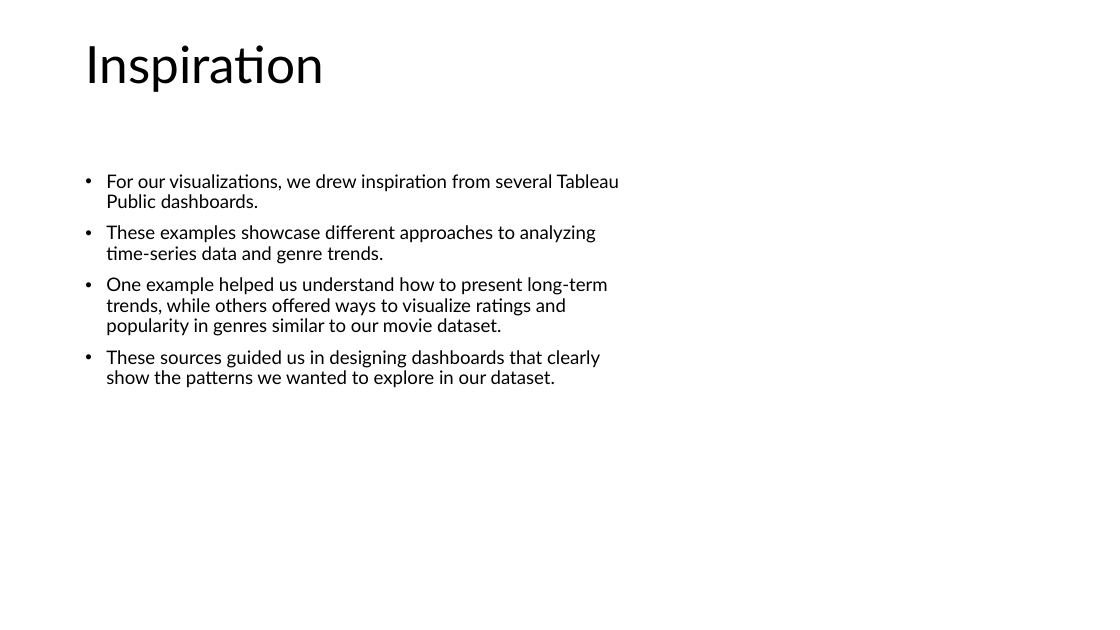
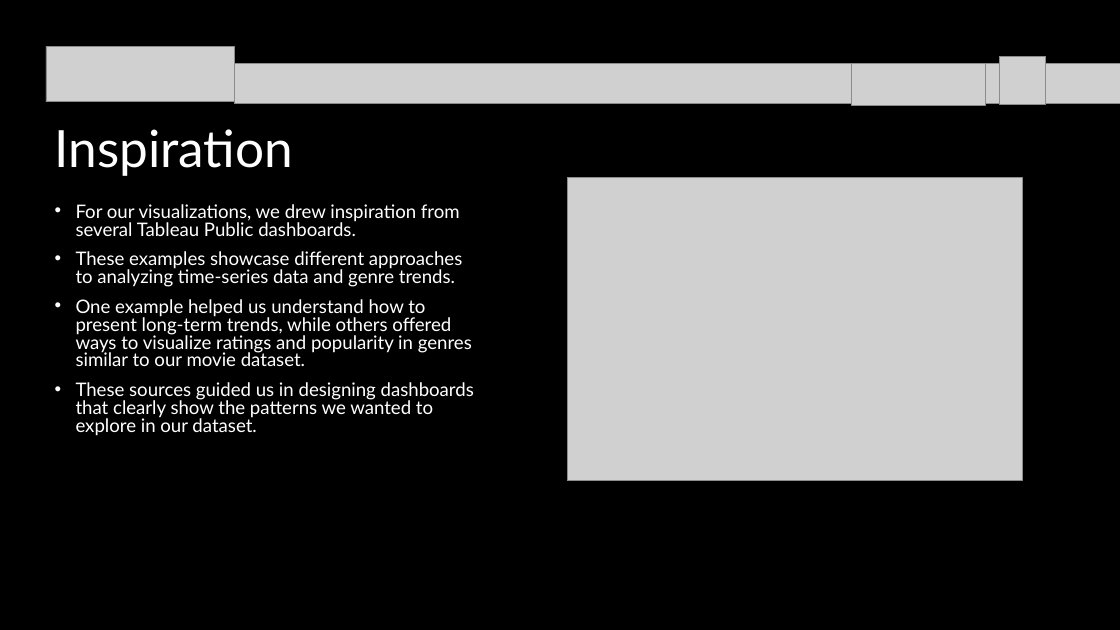
Before and after one commit to ajmonte0920/BootCamp24-project-4-group-08, a slide deck: slide 4 of Project 4_Group 8_Slide Deck.pptx (slide 7 before the commit). Drawn at 1120x630 pixels with LibreOffice and Linux fonts; fonts in the diff are those of the drawing; grey boxes stand for pictures. Boxes give left, top, right and bottom in pixels: in the first picture for what was removed or moved away, otherwise in the second. Text is boxed around its words. In the diff, an @@ line names an element or a change of style, - is before the commit and + after.

```diff
--- a/Project 4_Group 8_Slide Deck.pptx
+++ b/Project 4_Group 8_Slide Deck.pptx
@@ background #FFFFFF to #000000 @@
@@ picture added at <box>46,46,234,102</box> @@
@@ picture added at <box>999,56,1045,103</box> @@
@@ picture added at <box>999,56,1046,104</box> @@
@@ picture added at <box>234,64,1120,103</box> @@
@@ picture added at <box>852,64,986,105</box> @@
@@ title "Inspiration": place and size @@
-title "Inspiration" at <box>85,45,324,92</box>
+title "Inspiration" at <box>55,129,294,176</box>
@@ title "Inspiration" at <box>55,129,294,176</box>: text colour #000000 to #FFFFFF @@
@@ picture added at <box>567,178,1023,481</box> @@
@@ text "For our visualizations, we drew ...": place and size @@
-text "For our visualizations, we drew ..." at <box>106,174,619,388</box>
+text "For our visualizations, we drew ..." at <box>76,204,474,436</box>
@@ text "For our visualizations, we drew ..." at <box>76,204,474,436</box>: text colour #000000 to #FFFFFF; line spacing 0.9 to 0.8 @@
```
Also in this commit, not shown: 9 other slides changed, 2 slides removed, 6 other files.
